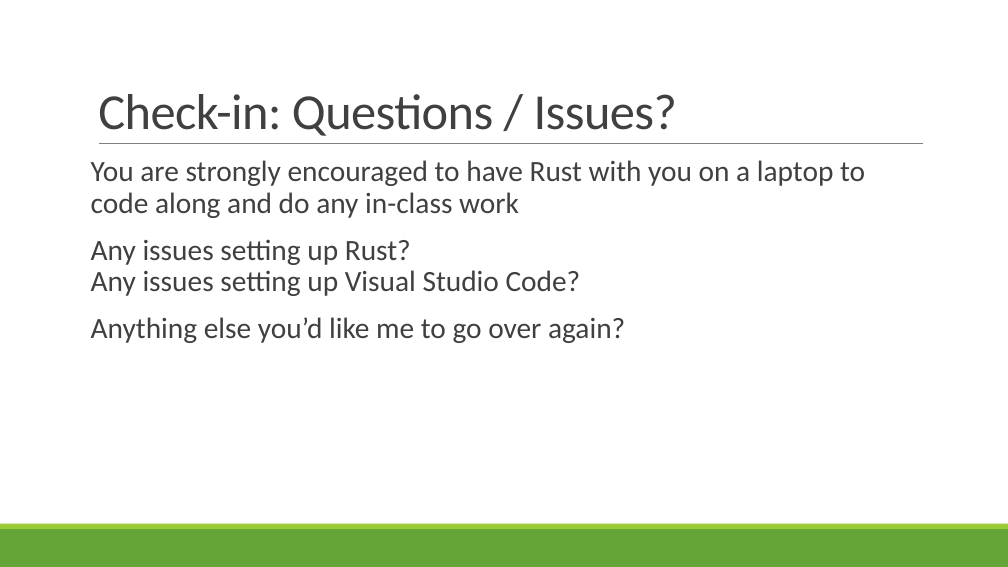
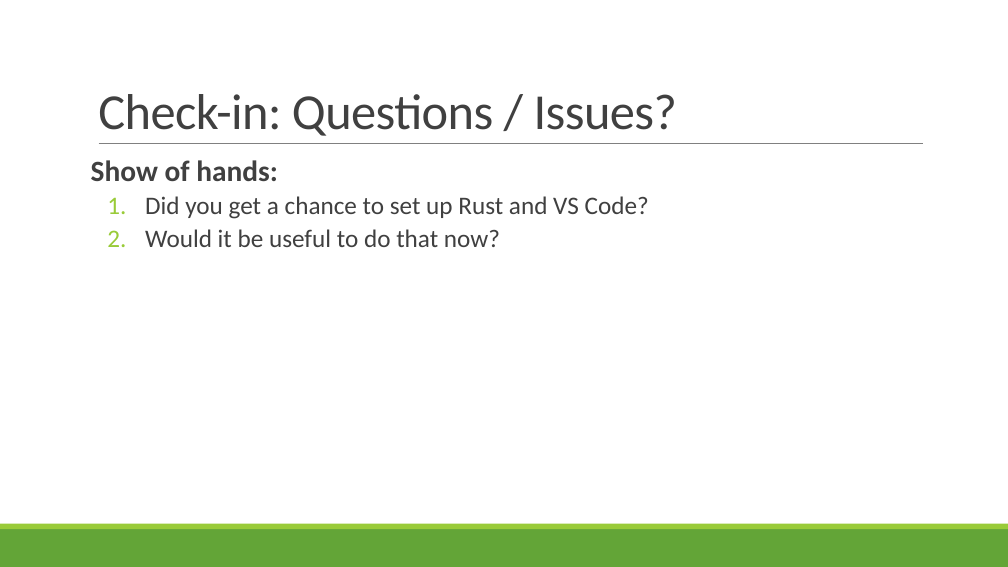
Before and after one commit to rbohrer/pl-course, a slide deck: slide 4 of LectureSlides/01Rust.pptx (slide 3 before the commit). Drawn at 1008x567 pixels with LibreOffice and Linux fonts; fonts in the diff are those of the drawing. Boxes give left, top, right and bottom in pixels: in the first picture for what was removed or moved away, otherwise in the second. Text is boxed around its words. In the diff, an @@ line names an element or a change of style, - is before the commit and + after.

```diff
--- a/LectureSlides/01Rust.pptx
+++ b/LectureSlides/01Rust.pptx
@@ text at (x1=91, y1=160, x2=649, y2=247): text changed; size 28 to 24 pt @@
-You are strongly encouraged to have Rust with you on a laptop to code along and do any in-class work
-Any issues setting up Rust?
-Any issues setting up Visual Studio Code?
-Anything else you’d like me to go over again?
+Show of hands:
+  1. Did you get a chance to set up Rust and VS Code?
+  2. Would it be useful to do that now?
```
Also in this commit, not shown: 15 other slides changed, 3 slides added, 2 other files.
